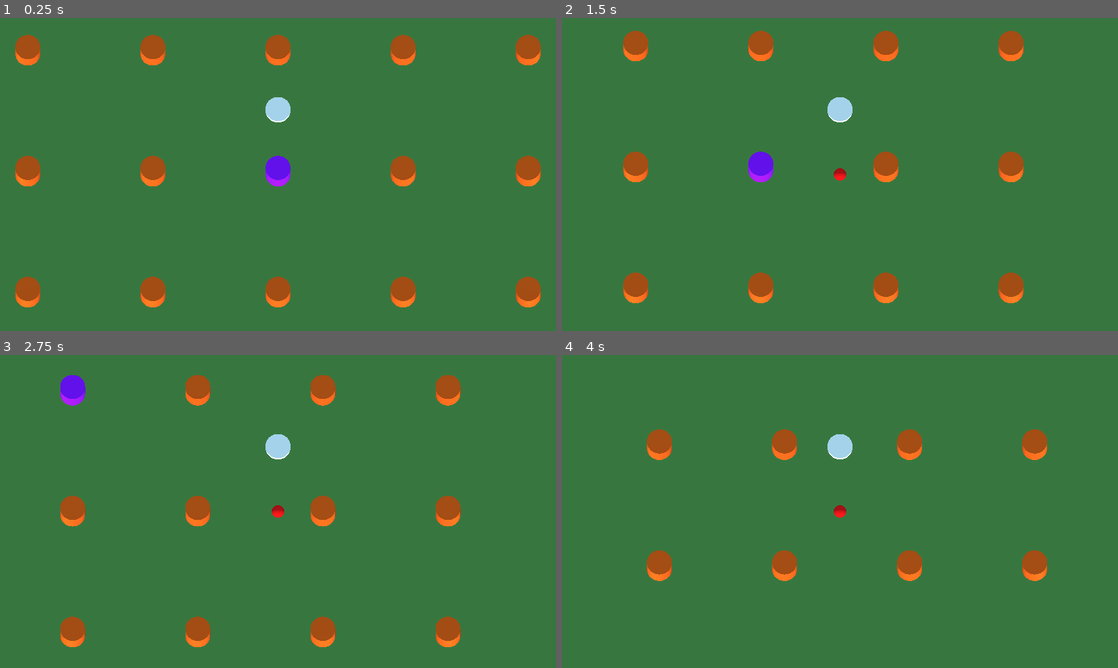
Above: before the commit, frames 1-4 (two rows, left to right).
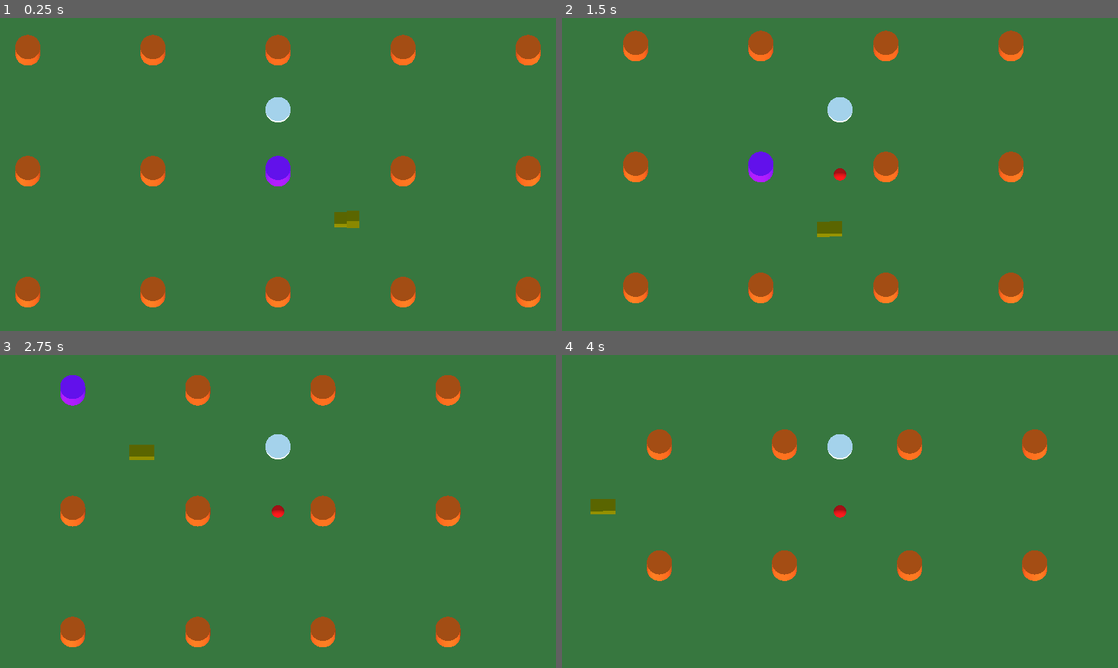
Above: after the commit, the same moments.

Repository: elpollomaniaco/ufo
Game: Godot game, scene res://Level/Level.tscn
Two runs of this game, one before a commit and one after it. Both use one fixed random seed, a clock stepped at 60 frames per second and the inputs below.
Inputs:
- Up to frame 1 (0.25 s): no input
- Up to frame 2 (1.5 s): tap Enter at 0.5 s; hold D (player_move_right) 0.53-1.28 s; tap Space (player_tractor_beam) at 0.6, 1.35 s; hold S (player_move_down) from 1.28 s (still down)
- Up to frame 3 (2.75 s): release S (player_move_down) at 2.03 s; hold D (player_move_right) from 2.03 s (still down); tap Space (player_tractor_beam) at 2.1 s
- Up to frame 4 (4 s): release D (player_move_right) at 2.78 s; hold W (player_move_up) 2.78-3.53 s; tap Space (player_tractor_beam) at 2.85, 3.6 s; hold A (player_move_left) from 3.53 s (still down)

The runs differ from the first frame. In frame 1, 0.2% of the frame differs, in the area x 60-65%, y 61-68%; in frame 2, 0.2%; in frame 3, 0.2%; in frame 4, 0.2%.

Commit message:
Add test collectibles to level.

Diff:
--- a/Level/Level.tscn
+++ b/Level/Level.tscn
@@ -1,6 +1,7 @@
-[gd_scene load_steps=8 format=2]
+[gd_scene load_steps=9 format=2]
 
 [ext_resource path="res://Player/Player.tscn" type="PackedScene" id=1]
+[ext_resource path="res://Collectible/Gold.tscn" type="PackedScene" id=2]
 
 [sub_resource type="SpatialMaterial" id=1]
 albedo_color = Color( 0.345098, 0.568627, 0.25098, 1 )
@@ -27,6 +28,8 @@
 
 [node name="Ground" type="StaticBody" parent="."]
 transform = Transform( 1, 0, 0, 0, 1, 0, 0, 0, 1, 0, -1, 0 )
+collision_layer = 2
+collision_mask = 0
 __meta__ = {
 "_edit_group_": true
 }
@@ -446,3 +449,11 @@
 material/0 = SubResource( 5 )
 
 [node name="Player" parent="." instance=ExtResource( 1 )]
+
+[node name="Collectibles" type="Spatial" parent="."]
+
+[node name="Gold" parent="Collectibles" instance=ExtResource( 2 )]
+transform = Transform( 1, 0, 0, 0, 1, 0, 0, 0, 1, 5, 5, 5 )
+
+[node name="Gold2" parent="Collectibles" instance=ExtResource( 2 )]
+transform = Transform( 1, 0, 0, 0, -0.354993, 0.934869, 0, -0.934869, -0.354993, 6.00025, 5, 5 )
